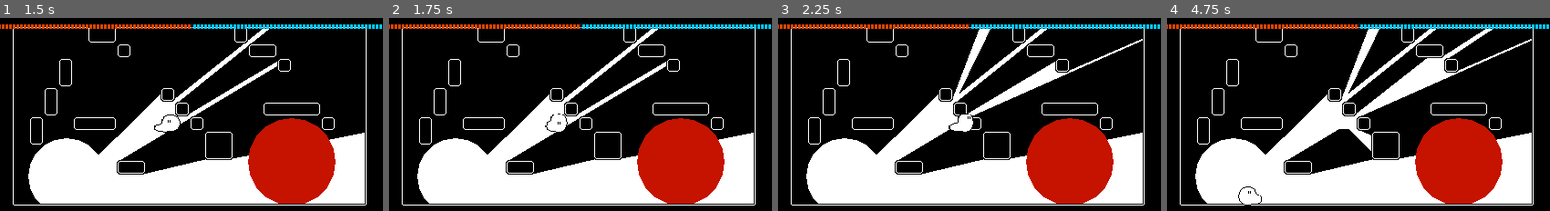
Above: before the commit, frames 1-4 (left to right).
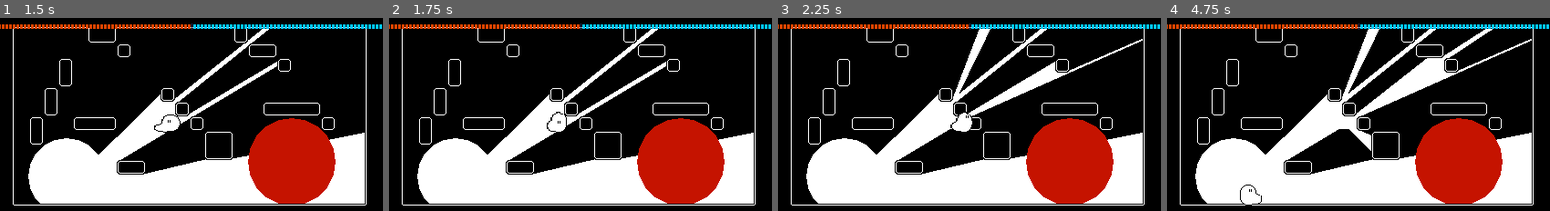
Above: after the commit, the same moments.

Repository: KingOfSpadesJFK/bhleg
Game: Godot game, scene res://levels/test_level.tscn
Two runs of this game, one before a commit and one after it. Both use one fixed random seed, a clock stepped at 60 frames per second and the inputs below.
Inputs (mouse positions are in pixels of both pictures, inside the frame that each line leads up to):
- Up to frame 1 (1.5 s): tap Enter at 0.5 s; move the mouse to (275, 112) at 0.52 s; press the mouse at (275, 112) at 0.53 s; hold D (player_right) 0.53-1.25 s; tap Space (player_jump) at 0.77 s; release the mouse at (275, 112) at 1.25 s; drag from (114, 133) to (172, 166) at 1.27 s
- Up to frame 2 (1.75 s): no input
- Up to frame 3 (2.25 s): move the mouse to (1007, 75) at 2.02 s; press the mouse at (1007, 75) at 2.03 s; hold D (player_right) from 2.03 s (still down)
- Up to frame 4 (4.75 s): release D (player_right) at 2.75 s; release the mouse at (1396, 75) at 2.75 s; drag from (1339, 166) to (1243, 91) at 2.77 s; tap Space (player_jump) at 3.5, 3.77 s; move the mouse to (1473, 156) at 3.52 s; press the mouse at (1473, 156) at 3.53 s; hold A (player_left) 3.53-4.25 s; release the mouse at (1473, 156) at 4.25 s; drag from (1243, 91) to (1258, 195) at 4.27 s

Frame 1 is identical in both runs. In frame 2, less than 0.1% of the frame differs, in the area x 40-47%, y 48-59%; in frame 3, 0.1%, in the area x 44-51%, y 48-59%; in frame 4, less than 0.1%.

Commit message:
Update player.tscn

Diff:
--- a/scenes/player.tscn
+++ b/scenes/player.tscn
@@ -741,7 +741,7 @@
 advance_condition = &"is_moving"
 
 [sub_resource type="AnimationNodeStateMachineTransition" id="AnimationNodeStateMachineTransition_e4kgu"]
-xfade_time = 0.3
+xfade_time = 0.1
 priority = 2
 advance_mode = 2
 advance_condition = &"is_idle"
@@ -803,7 +803,7 @@
 states/squish/node = SubResource("AnimationNodeAnimation_0rca7")
 states/squish/position = Vector2(573, -77)
 transitions = ["Start", "Idle", SubResource("AnimationNodeStateMachineTransition_vhnsr"), "Idle", "Walk", SubResource(" …(807 unchanged characters)…
-graph_offset = Vector2(-104, 37)
+graph_offset = Vector2(-147, -13)
 
 [node name="Player" type="CharacterBody2D" groups=["Player"]]
 collision_layer = 2
